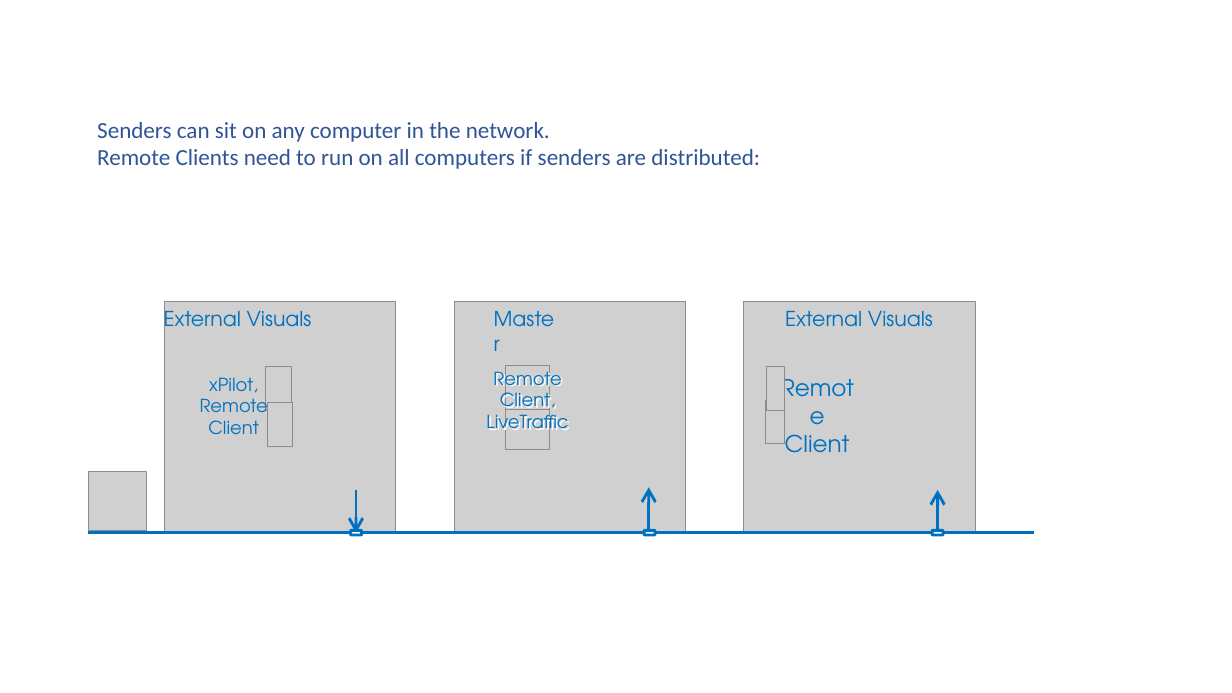
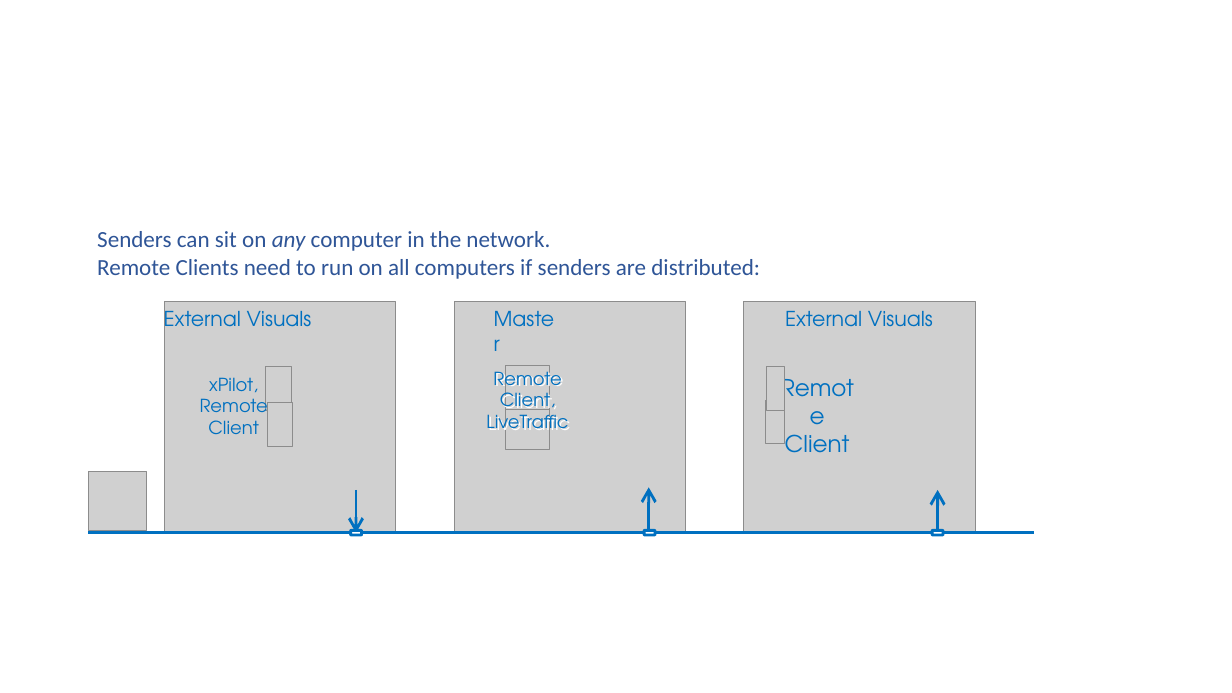
Before and after one commit to TwinFan/XPMP2, a slide deck: slide 5 of docs/XPMP2 Remote Architecture.pptx (slide 4 before the commit). Drawn at 1232x693 pixels with LibreOffice and Linux fonts; fonts in the diff are those of the drawing; grey boxes stand for pictures. Boxes give left, top, right and bottom in pixels: in the first picture for what was removed or moved away, otherwise in the second. Text is boxed around its words. In the diff, an @@ line names an element or a change of style, - is before the commit and + after.

Commit message:
Documentation updates especially around the Remote functionality, #22

```diff
--- a/docs/XPMP2 Remote Architecture.pptx
+++ b/docs/XPMP2 Remote Architecture.pptx
@@ text "Senders can sit on any ...": place and size @@
-text "Senders can sit on any ..." at [97,122,760,169]
+text "Senders can sit on any ..." at [97,231,760,279]
@@ text at [97,231,550,251]: italic on in "any" @@
```
Also in this commit, not shown: 2 other slides changed, 1 slide added, 46 other files.
